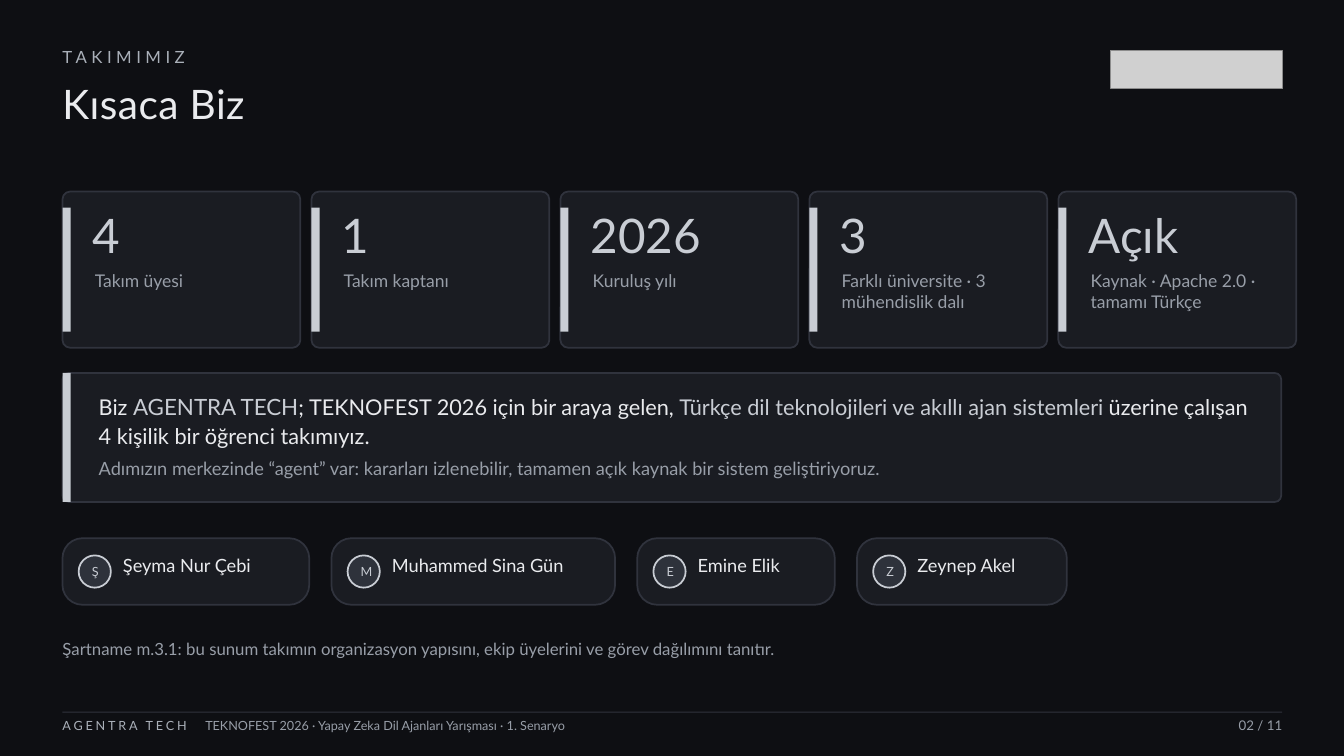
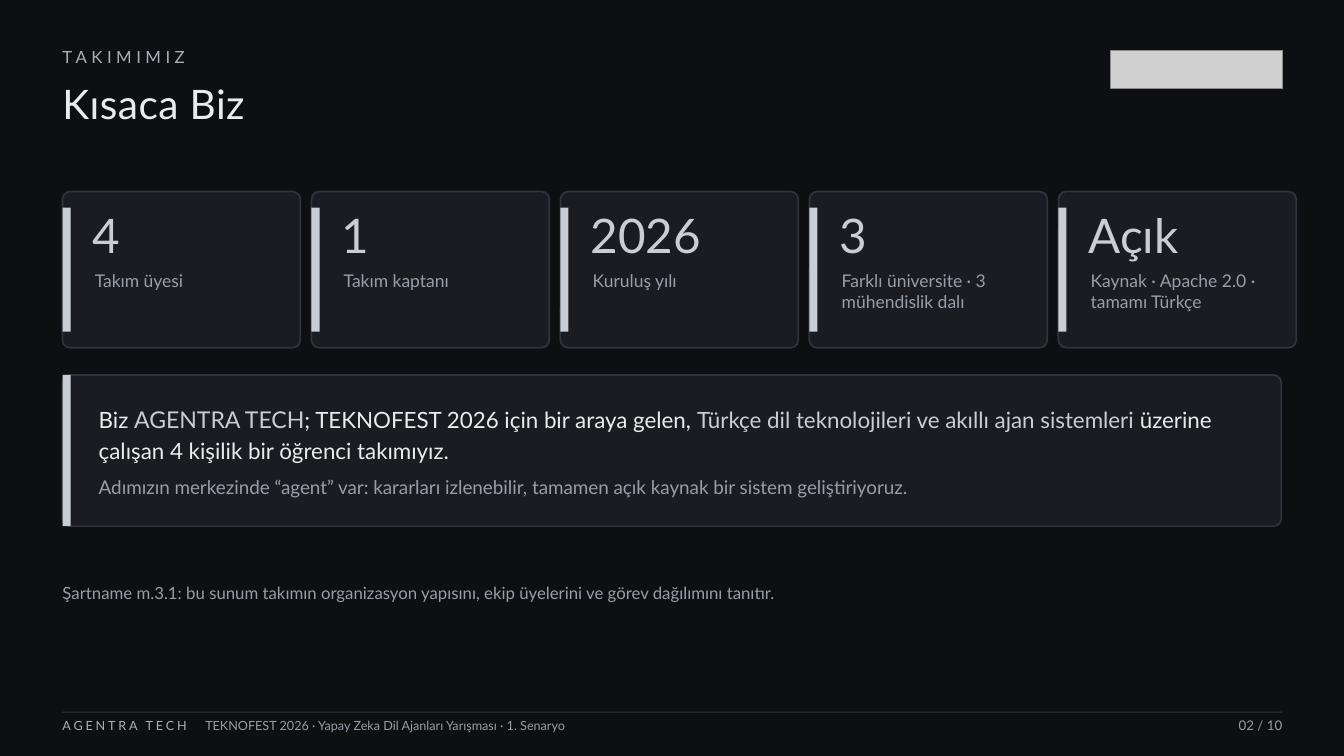
Before and after one commit to msgxr/teknofest-2026-kamu-evrak-akilli-ajan, a slide deck: slide 2 of presentations/Agentra_Tech_Takim_Tanitim_Sunum.pptx. Drawn at 1344x756 pixels with LibreOffice and Linux fonts; fonts in the diff are those of the drawing; grey boxes stand for pictures. Boxes give left, top, right and bottom in pixels: in the first picture for what was removed or moved away, otherwise in the second. Text is boxed around its words. In the diff, an @@ line names an element or a change of style, - is before the commit and + after.

```diff
--- a/presentations/Agentra_Tech_Takim_Tanitim_Sunum.pptx
+++ b/presentations/Agentra_Tech_Takim_Tanitim_Sunum.pptx
@@ rounded rectangle: place and size @@
-rounded rectangle at [63, 373, 1281, 502]
+rounded rectangle at [63, 375, 1281, 526]
@@ rectangle: place and size @@
-rectangle at [63, 373, 71, 502]
+rectangle at [63, 375, 71, 526]
@@ text "Biz AGENTRA TECH; TEKNOFEST 2026 ...": place and size @@
-text "Biz AGENTRA TECH; TEKNOFEST 2026 ..." at [99, 399, 1248, 478]
+text "Biz AGENTRA TECH; TEKNOFEST 2026 ..." at [99, 411, 1212, 498]
@@ text "Biz AGENTRA TECH; TEKNOFEST 2026 ..." at [99, 411, 1212, 498]: size 15.5 to 16 pt in "Biz TECH; TEKNOFEST 2026 için bir araya ..."; size 16 to 16.5 pt in "AGENTRA TECH;"; size 13 to 13.5 pt in "Adımızın merkezinde “agent” var: kararları izlenebilir, tama ..."; line spacing 1.14 to 1.16; more space between paragraphs @@
@@ rounded rectangle removed at [63, 538, 310, 605] @@
@@ rounded rectangle removed at [332, 538, 615, 605] @@
@@ rounded rectangle removed at [637, 538, 835, 605] @@
@@ rounded rectangle removed at [857, 538, 1067, 605] @@
@@ ellipse removed at [79, 556, 111, 588] @@
-Ş
@@ text removed at [123, 558, 251, 576] @@
-Şeyma Nur Çebi
@@ ellipse removed at [348, 556, 380, 588] @@
-M
@@ text removed at [392, 558, 563, 572] @@
-Muhammed Sina Gün
@@ ellipse removed at [653, 556, 686, 588] @@
-E
@@ text removed at [698, 558, 780, 572] @@
-Emine Elik
@@ ellipse removed at [873, 556, 905, 588] @@
-Z
@@ text removed at [917, 558, 1016, 575] @@
-Zeynep Akel
@@ text "Şartname m.3.1: bu sunum takımın ...": place and size @@
-text "Şartname m.3.1: bu sunum takımın ..." at [62, 642, 774, 658]
+text "Şartname m.3.1: bu sunum takımın ..." at [62, 586, 774, 602]
@@ text at [1239, 720, 1282, 730]: text changed @@
-02 / 11
+02 / 10
```
Also in this commit, not shown: 8 other slides changed, 1 slide removed, 1 other file.
